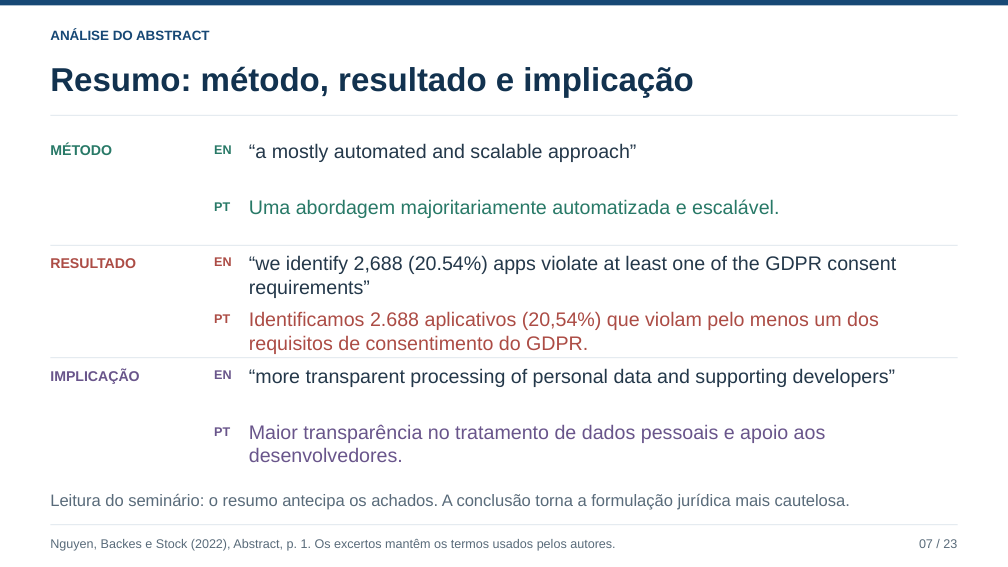
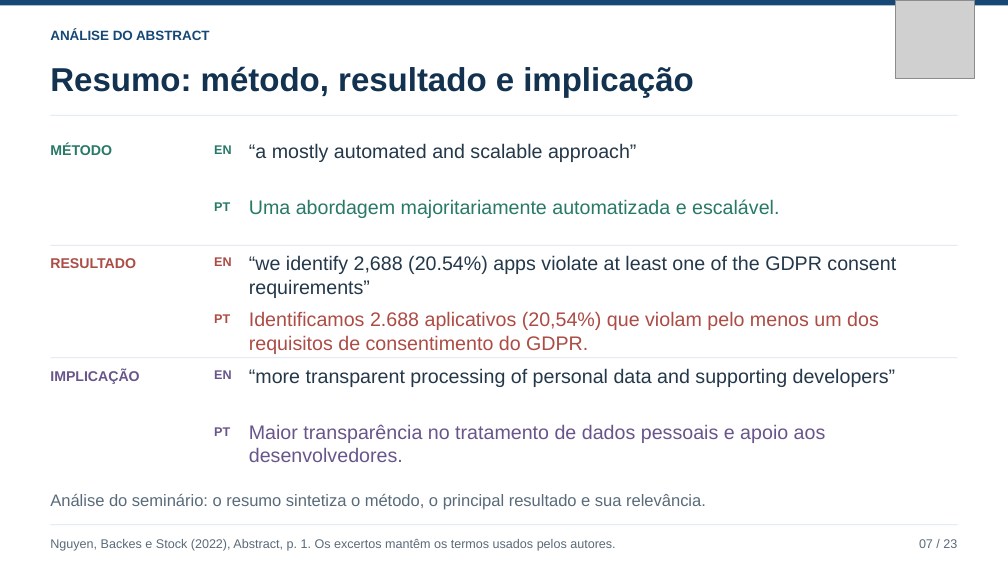
Before and after one commit to ClaudioAMF1/TCC, a slide deck: slide 7 of seminario/apresentacao/seminario-analise-de-artigo.pptx. Drawn at 1008x567 pixels with LibreOffice and Linux fonts; fonts in the diff are those of the drawing; grey boxes stand for pictures. Boxes give left, top, right and bottom in pixels: in the first picture for what was removed or moved away, otherwise in the second. Text is boxed around its words. In the diff, an @@ line names an element or a change of style, - is before the commit and + after.

```diff
--- a/seminario/apresentacao/seminario-analise-de-artigo.pptx
+++ b/seminario/apresentacao/seminario-analise-de-artigo.pptx
@@ picture added at [895,0,974,78] @@
@@ text at [50,494,706,510]: text changed @@
-Leitura do seminário: o resumo antecipa os achados. A conclusão torna a formulação jurídica mais cautelosa.
+Análise do seminário: o resumo sintetiza o método, o principal resultado e sua relevância.
```
Also in this commit, not shown: 24 other slides changed, 5 other files.
